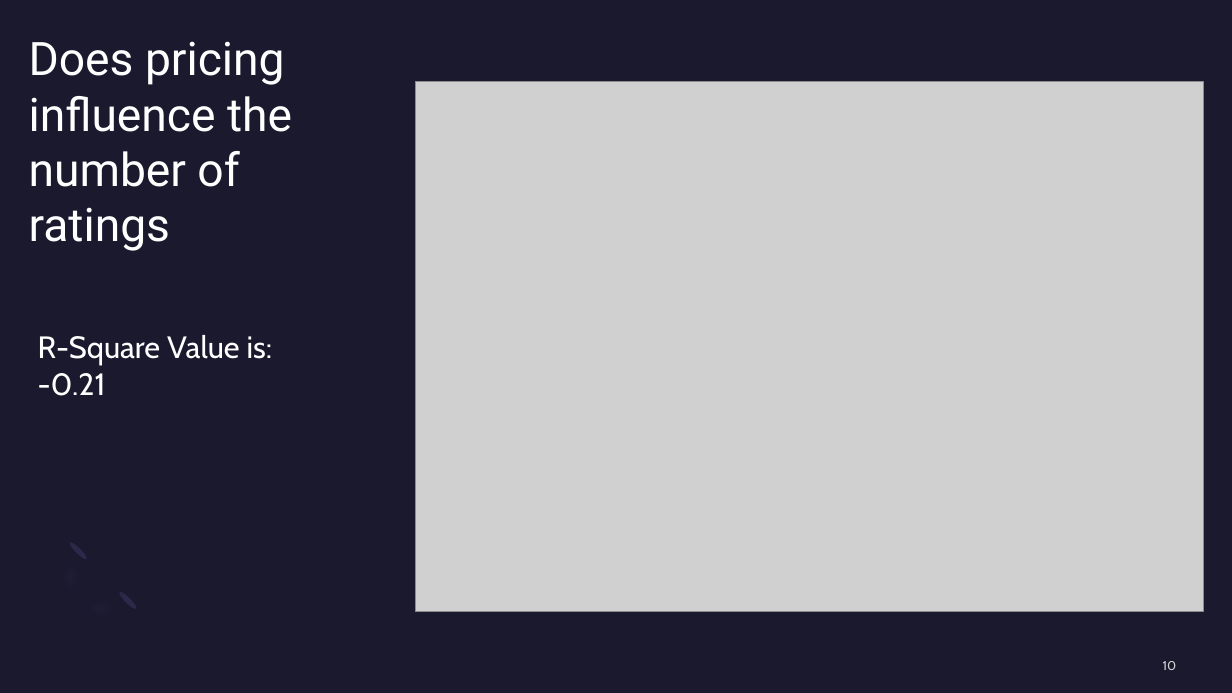
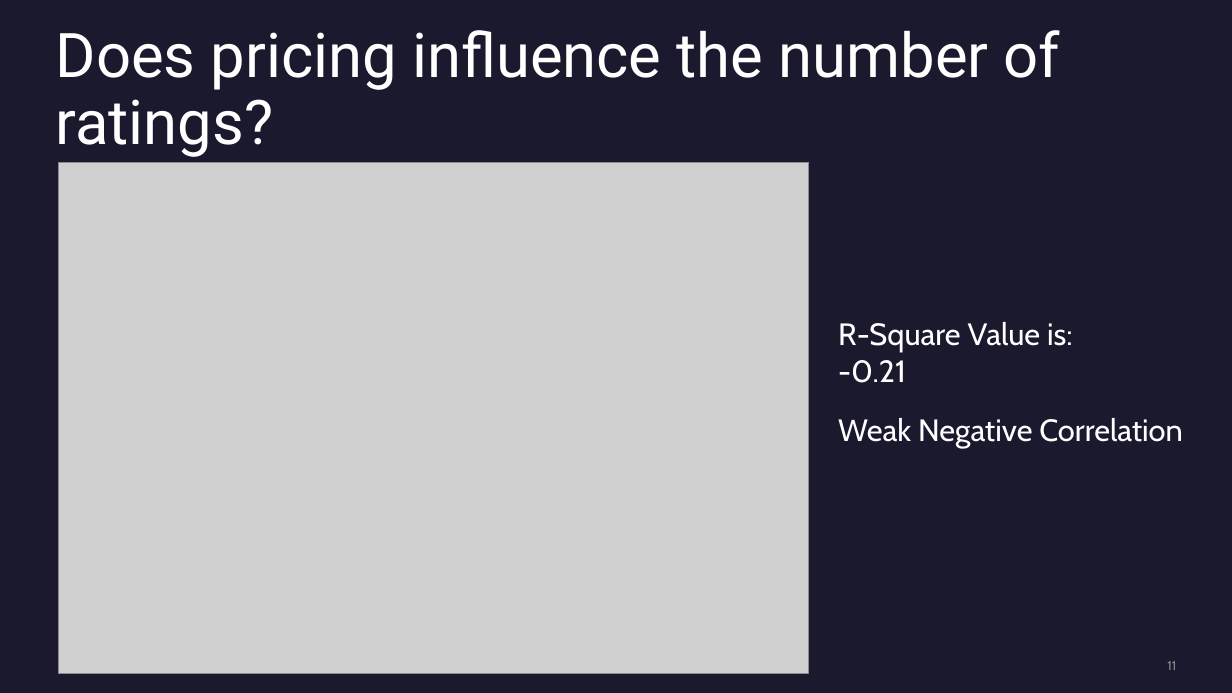
Before and after one commit to mward95/Restaurant_API, a slide deck: slide 11 of Sanjay Dabra/Presentation1.pptx (slide 10 before the commit). Drawn at 1232x693 pixels with LibreOffice and Linux fonts; fonts in the diff are those of the drawing; grey boxes stand for pictures. Boxes give left, top, right and bottom in pixels: in the first picture for what was removed or moved away, otherwise in the second. Text is boxed around its words. In the diff, an @@ line names an element or a change of style, - is before the commit and + after.

```diff
--- a/Sanjay Dabra/Presentation1.pptx
+++ b/Sanjay Dabra/Presentation1.pptx
@@ title "Does pricing influence the number ..." at (56, 30, 1060, 157): vertical alignment bottom to top @@
@@ title at (56, 30, 1060, 157): text changed; size 36 to 48 pt @@
-Does pricing influence the number of ratings
+Does pricing influence the number of ratings?
@@ picture removed at (416, 81, 1203, 612) @@
@@ picture added at (58, 163, 809, 674) @@
@@ text "R-Square Value is: -0.21": place and size @@
-text "R-Square Value is: -0.21" at (38, 335, 273, 396)
+text "R-Square Value is: -0.21" at (838, 322, 1073, 383)
@@ text added at (838, 418, 1182, 448), 24 pt, text #FFFFFF @@
+Weak Negative Correlation
@@ ellipse removed at (68, 540, 89, 561) @@
@@ ellipse removed at (117, 590, 138, 611) @@
@@ page number at (1167, 661, 1176, 670): text changed; text colour #FFFFFF at 80% opacity to #A6A6A6 at 80% opacity @@
-10
+11
```
Also in this commit, not shown: 6 other slides changed, 4 slides added, 3 slides removed.
